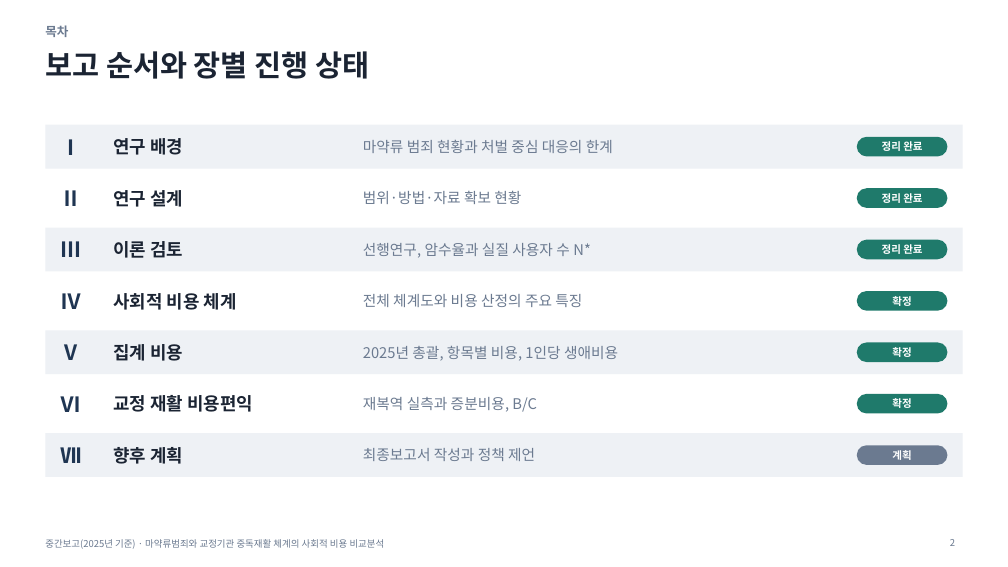
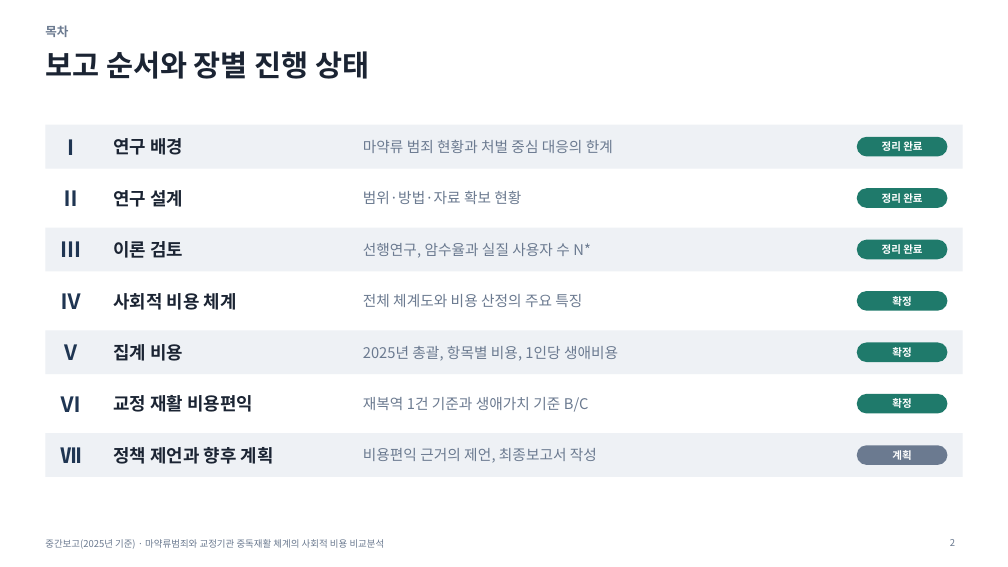
Before and after one commit to adminmrobo/drug-crime-social-cost, a slide deck: slide 2 of deliverables/2026-11-16_보고용/중간보고_마약류사회적비용_2025기준_보고용.pptx. Drawn at 1008x567 pixels with LibreOffice and Linux fonts; fonts in the diff are those of the drawing. Boxes give left, top, right and bottom in pixels: in the first picture for what was removed or moved away, otherwise in the second. Text is boxed around its words. In the diff, an @@ line names an element or a change of style, - is before the commit and + after.

Commit message:
생애가치 기준 교정 재활 비용편익과 정책 제언 추가(덱·별지1·확정판 별지·엑셀·스크립트)

```diff
--- a/deliverables/2026-11-16_보고용/중간보고_마약류사회적비용_2025기준_보고용.pptx
+++ b/deliverables/2026-11-16_보고용/중간보고_마약류사회적비용_2025기준_보고용.pptx
@@ text at (363, 397, 589, 412): text changed @@
-재복역 실측과 증분비용, B/C
+재복역 1건 기준과 생애가치 기준 B/C
@@ text at (113, 447, 274, 464): text changed @@
-향후 계획
+정책 제언과 향후 계획
@@ text at (363, 448, 597, 463): text changed @@
-최종보고서 작성과 정책 제언
+비용편익 근거의 제언, 최종보고서 작성
```
Also in this commit, not shown: 4 other slides changed, 5 slides added, 20 other files.
